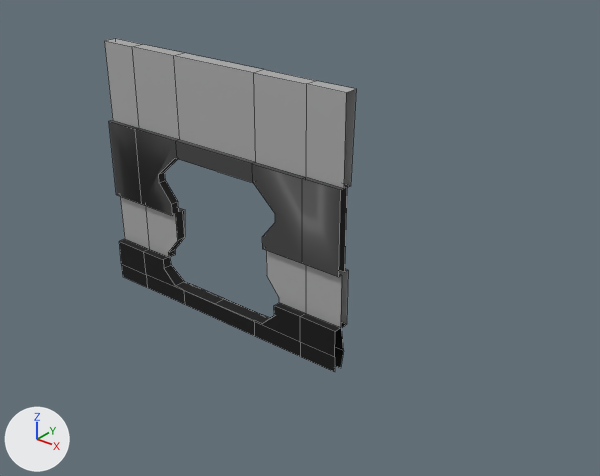
Before and after pictures for a commit that changed the FBX model Assets/Models/Level 01/Segap 01 05 door wall.fbx.
Camera for both pictures: a 50 mm lens placed at (10.59, 19.85, 8.74), pointed at (1.6, 31.09, 1.77). Every picture has the same lights, and +X, +Y and +Z are marked at lower left. Mesh edges are drawn as thin lines. Where no turn or scale is listed for an object, it has been applied to the vertices.

Names of what the first picture shows: 'Walls.005'.
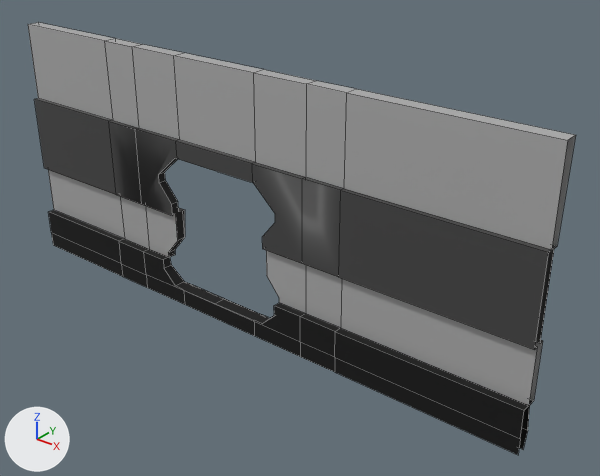
Commit message: door wall upgraded

What differs and where, as boxes (x1, y1, x2, y2) in the pictures (600 x 476 px):
'Walls.005', reshaped (117% wider, 30% taller)
    before: (104, 39, 356, 372)
    after: (28, 22, 576, 455)
part 1 of me_plane_012, added
    after: (335, 89, 576, 455)
part 2 of me_plane_012, added
    after: (28, 22, 125, 277)

Diff of the bpy script that builds the scene:
```diff
--- a/Assets/Models/Level 01/Segap 01 05 door wall.fbx.py
+++ b/Assets/Models/Level 01/Segap 01 05 door wall.fbx.py
@@ me_plane_012 @@
 # used by ob_walls_005; location = (0.0, 20.54, 0.0)
-me_plane_012.from_pydata(...)  # 160 vertices, 103 faces; spans x -3.0..3.0, y 9.84..10.27, z -0.35..5.0
+me_plane_012.from_pydata(...)  # 196 vertices, 137 faces; spans x -5.59..6.71, y 9.84..10.27, z -0.35..5.0
+# me_plane_012 part 1
+# 18 new vertices lie (3.71, 0.0, 0.0) away from vertices in x 3.0, y 9.84..10.27, z -0.35..5.0
+# 6 new faces join them, mat_wall_02 (dark grey #464646)
+# 5 new faces join them, mat_wall_01 (grey #b8b8b8)
+# 6 new faces join them, mat_wall_3 (black #000000)
+# me_plane_012 part 2
+# 18 new vertices lie (-2.59, 0.0, 0.0) away from vertices in x -3.0, y 9.84..10.27, z -0.35..5.0
+# 6 new faces join them, mat_wall_3 (black #000000)
+# 6 new faces join them, mat_wall_02 (dark grey #464646)
+# 5 new faces join them, mat_wall_01 (grey #b8b8b8)
 me_plane_012.materials.append(mat_wall_01)
```
